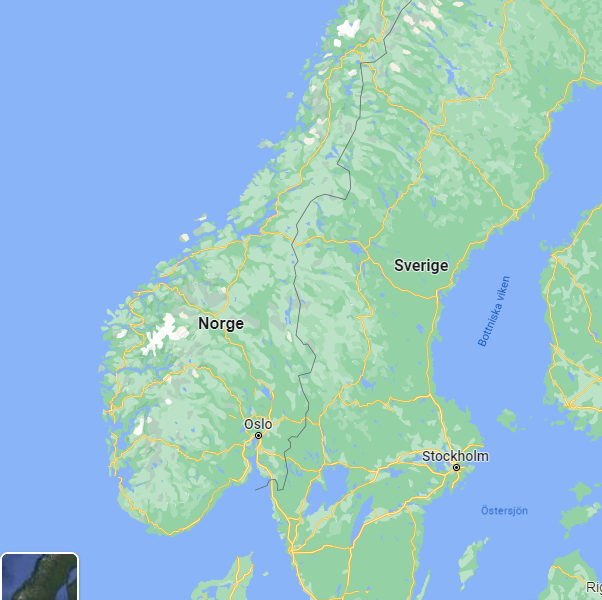
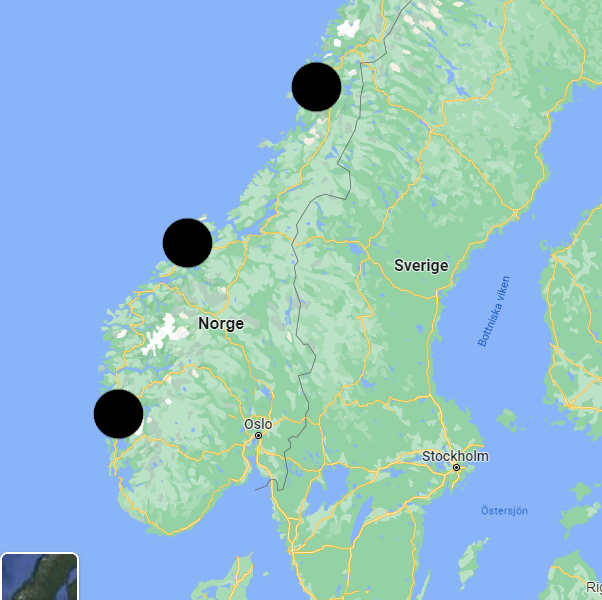
Revision of a layered 602×600 image; what changed, layer by layer:
painted on "Inklistrat lager" over [93, 61, 342, 440]
